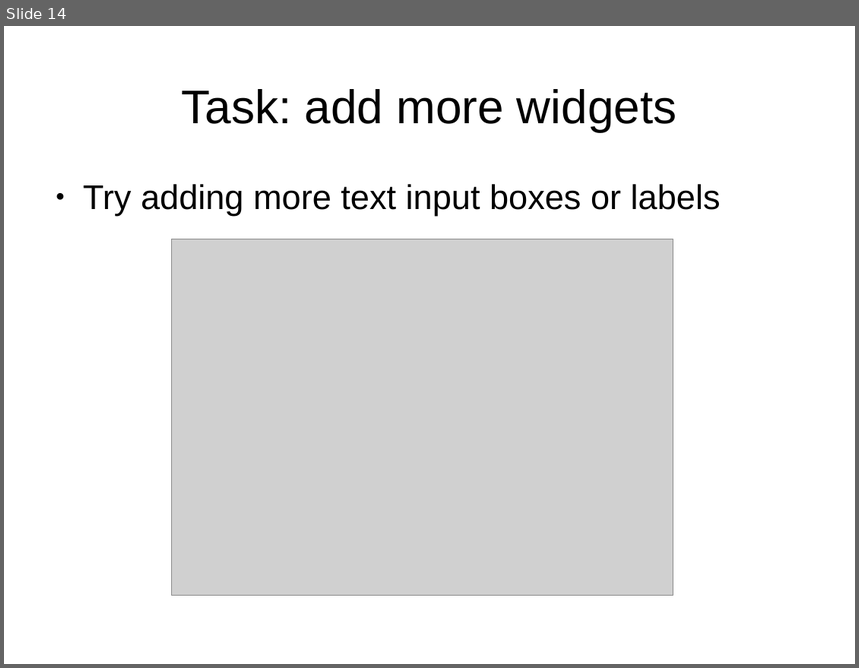
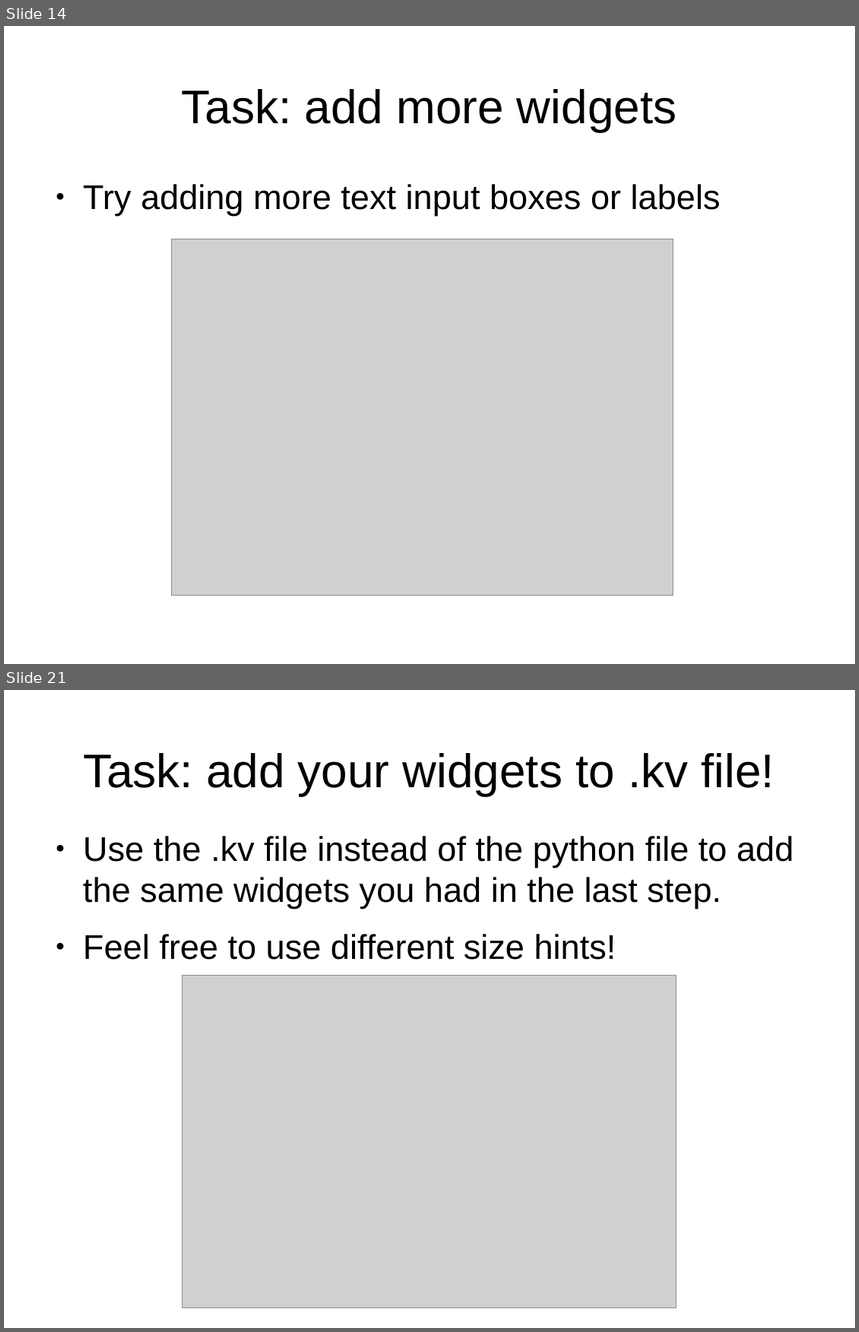
Before and after one commit to adasilva/intro_kivy, a slide deck: intro_kivy.odp. Shown one above the other, each under a label of ours: slide 14 before the commit, slides 14 and 21 after it; the slides between them are not shown. The pictures are 859x668 and 859x1332 pixels, drawn with LibreOffice and Linux fonts; fonts in the diff are those of the drawing; grey boxes stand for pictures. Boxes give left, top, right and bottom in pixels: in the first picture for what was removed or moved away, otherwise in the second. Text is boxed around its words. In the diff, an @@ line names an element or a change of style, - is before the commit and + after.

```diff
--- a/intro_kivy.odp
+++ b/intro_kivy.odp
@@ slide 21 added at (4, 690, 855, 1328), background #FFFFFF @@
@@ title added at (83, 753, 775, 796), 44 pt, text #000000 @@
+Task: add your widgets to .kv file!
@@ text added at (83, 836, 794, 960), 32 pt, text #000000 @@
+● Use the .kv file instead of the python file to add the same widgets you had in the last step.
+● Feel free to use different size hints!
@@ picture added at (183, 976, 677, 1308) @@
```
Also in this commit, not shown: 7 other slides added, 1 slide removed, 2 other files.
